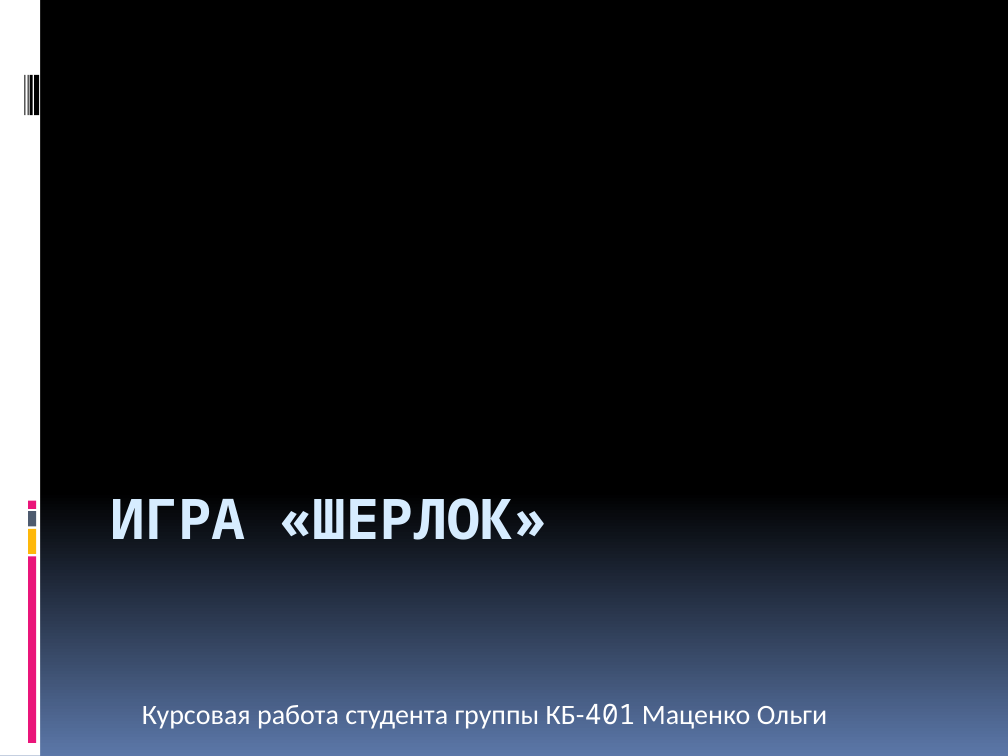
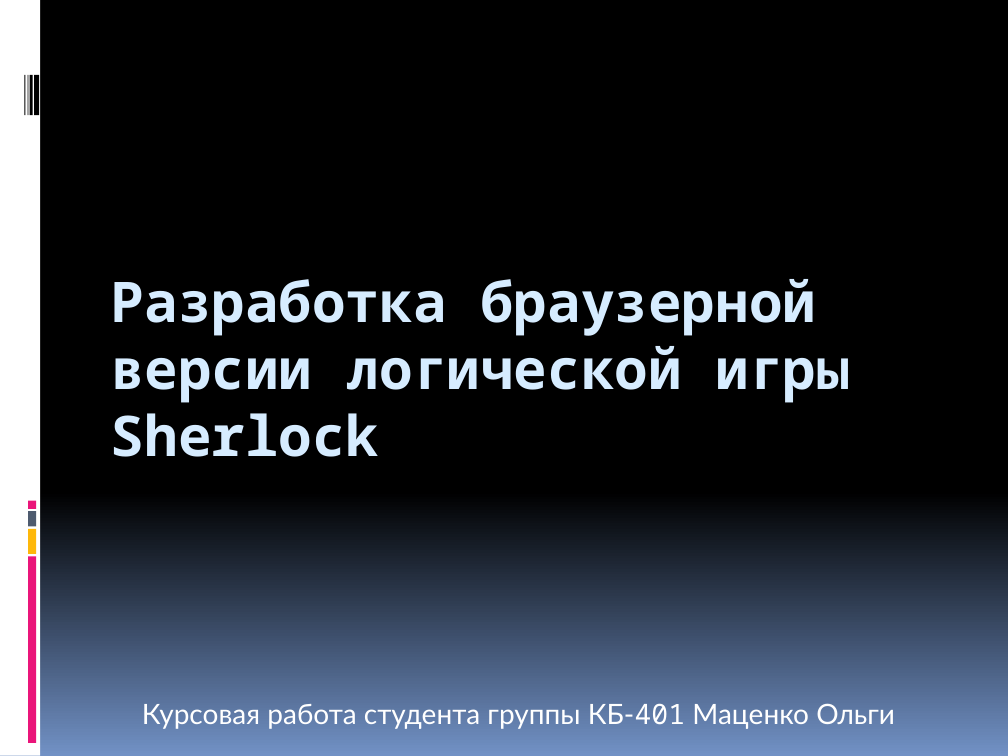
Before and after one commit to aragont/Sherlock, a slide deck: slide 1 of Игра.pptx. Drawn at 1008x756 pixels with LibreOffice and Linux fonts; fonts in the diff are those of the drawing. Boxes give left, top, right and bottom in pixels: in the first picture for what was removed or moved away, otherwise in the second. Text is boxed around its words. In the diff, an @@ line names an element or a change of style, - is before the commit and + after.

```diff
--- a/Игра.pptx
+++ b/Игра.pptx
@@ background gradient #000000 to #5B77A8 to gradient #000000 to #7191C5 @@
@@ title added at (111,279,849,457), 40 pt, text #D6ECFF, bold @@
+Разработка браузерной версии логической игры Sherlock
@@ title removed at (111,498,548,540) @@
-ИГРА «ШЕРЛОК»
@@ subtitle "Курсовая работа студента группы КБ-401 ..." at (142,704,895,729): font Calibri to Lato @@
```
Also in this commit, not shown: 5 other slides changed.
